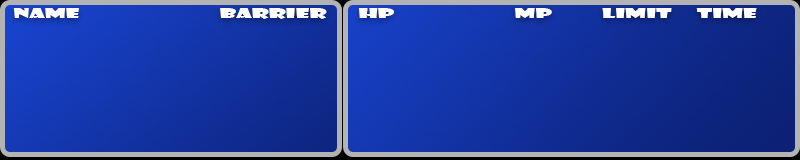
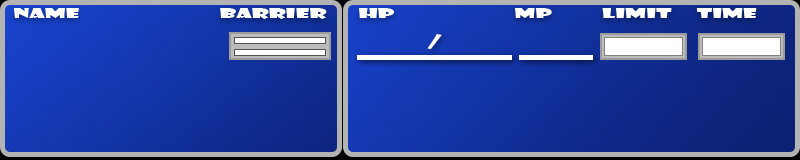
Comparing the layer stacks of the two (800, 160) images. Changes:
added layer "Rectangle 1 copy" above "Rectangle 1" over box(698, 33, 785, 60)
added layer "Rectangle 1" above "Shape 3 copy 2" over box(600, 33, 687, 60)
renamed "HP MP limit time" to "Shape 3 copy 2", painted on it over box(229, 8, 757, 60)
removed layer "Name Barrier" over box(13, 8, 327, 19)
removed layer "Rounded Rectangle 3" over box(354, 8, 785, 67)
removed layer "Rounded Rectangle 2" over box(13, 8, 331, 60)
renamed "Layer 2" to "Shape 2", painted on it over box(229, 8, 785, 67)
removed layer "Layer 3" over box(13, 8, 331, 60)
renamed "Layer 0" to "Shape 1", hid it, painted on it over box(13, 8, 785, 67)
removed layer "Rounded Rectangle 3 copy" over box(354, 8, 785, 67)
removed layer "Rounded Rectangle 2 copy" over box(13, 8, 331, 60)
added layer "/" above "Shape 4" over box(427, 34, 442, 49)
added layer "Shape 4" above "Background" over box(13, 8, 785, 67)
